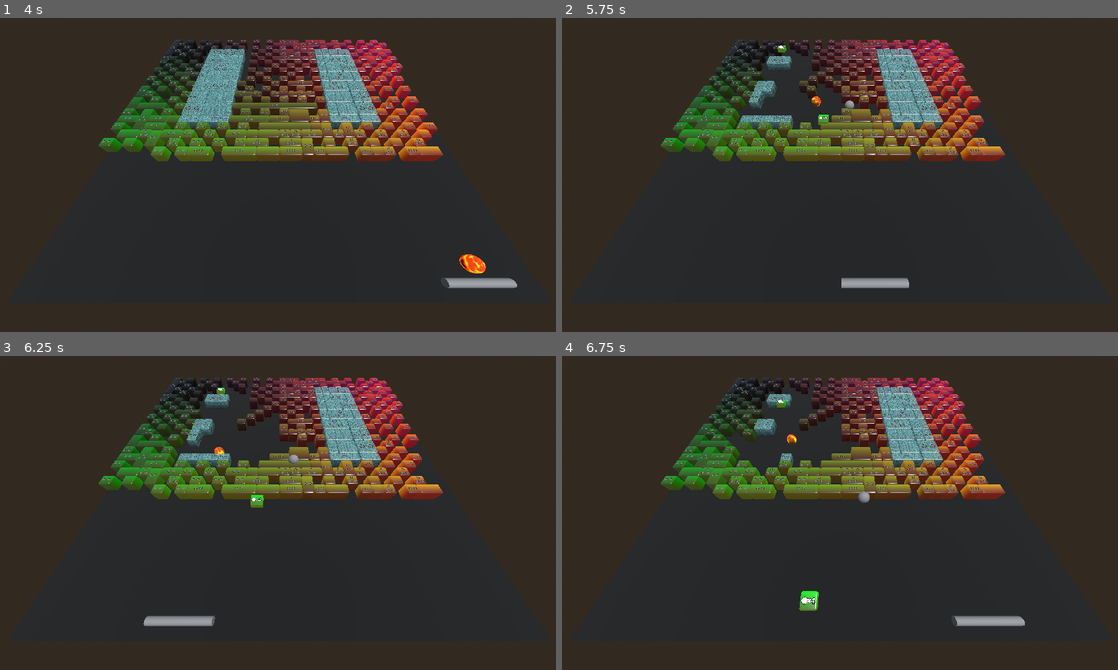
Above: before the commit, frames 1-4 (two rows, left to right).
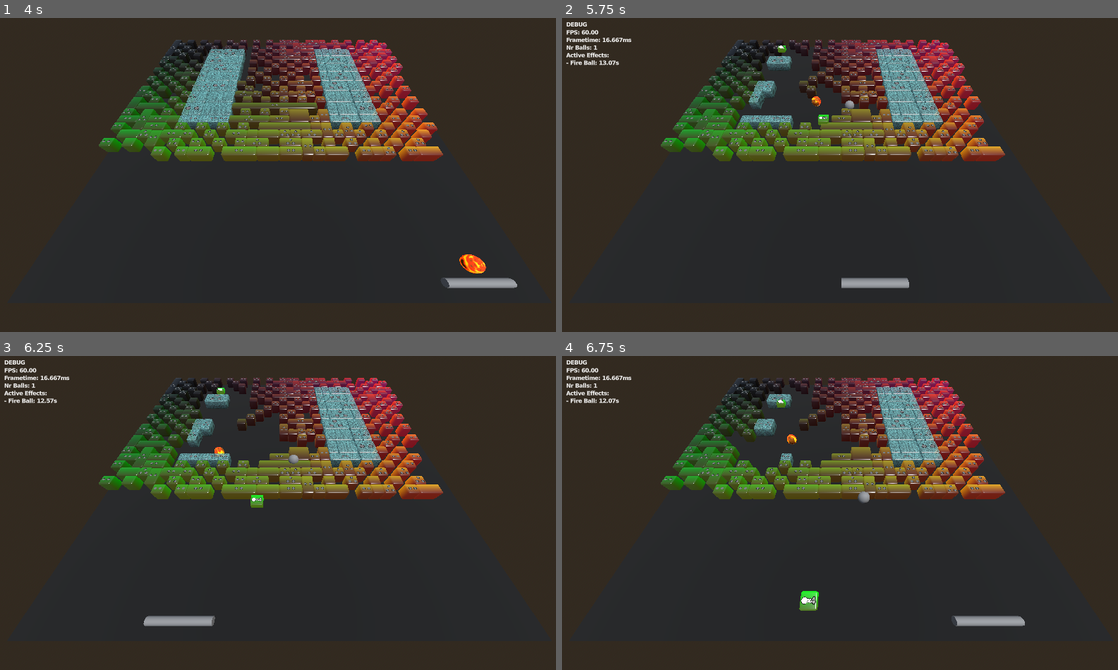
Above: after the commit, the same moments.

Repository: Tom3s/brick-breaker-reborn
Game: Godot game, scene res://test_files/3d_base_scene.tscn
The game is run twice, just before and just after one commit, with the same random seed, the same clock (stepped at 60 frames per second) and the same inputs. The project has no main scene, so this scene is started directly.
Inputs (mouse positions are in pixels of both pictures, inside the frame that each line leads up to):
- Up to frame 1 (4 s): tap Enter at 0.5 s; move the mouse to (405, 156) at 0.52 s; click (405, 156) at 0.6 s; move the mouse to (166, 187) at 1.27 s; click (166, 187) at 1.35 s; move the mouse to (333, 102) at 2.02 s; click (333, 102) at 2.1 s; move the mouse to (250, 237) at 2.77 s; click (250, 237) at 2.85 s; move the mouse to (450, 222) at 3.52 s; click (450, 222) at 3.6 s
- Up to frame 2 (5.75 s): tap B (debug_ball) at 4.15 s; move the mouse to (673, 124) at 4.27 s; click (673, 124) at 4.35 s; tap P (debug_powerup) at 4.9 s; move the mouse to (867, 171) at 5.02 s; click (867, 171) at 5.1 s; tap F3 (debug_screen, bound only after the commit) at 5.65 s
- Up to frame 3 (6.25 s): move the mouse to (194, 431) at 5.77 s; click (194, 431) at 5.85 s
- Up to frame 4 (6.75 s): move the mouse to (967, 494) at 6.52 s; click (967, 494) at 6.6 s

Frame 1 is identical in both runs. In frame 2, 0.4% of the frame differs, in the area x 0-48%, y 1-33%; in frame 3, 0.5%; in frame 4, 0.5%, in the area x 0-46%, y 1-80%.

Commit message:
[#29] Added debug screen (#65)
* Debug screen added

* Added nr balls debug text

Diff:
--- /dev/null
+++ b/global/DebugScreen.gd
@@ -0,0 +1,33 @@
+extends Node
+
+var debug_layer: DebugScreenLayer
+
+var strings: Array[Callable]
+
+func _enter_tree() -> void:
+	if Global.DEBUG:
+		debug_layer = load("res://global/DebugScreenLayer.tscn").instantiate()
+		get_tree().root.add_child.call_deferred(debug_layer)
+
+	# debug_layer.ready.connect(func() -> void:
+	# 	process_mode = Node.PROCESS_MODE_INHERIT
+	# )
+
+	# process_mode = Node.PROCESS_MODE_DISABLED
+
+func _process(delta: float) -> void:
+	if Input.is_action_just_pressed("debug_screen"):
+		debug_layer.visible = !debug_layer.visible
+
+	if !Global.DEBUG || !debug_layer.visible:
+		return
+
+
+	var final: String = ""
+	for string in strings:
+		final += string.call() + "\n"
+
+	debug_layer.set_text(final)
+
+func add_debug_line(debug: Callable) -> void:
+	strings.push_back(debug)
--- /dev/null
+++ b/global/DebugScreenLayer.gd
@@ -0,0 +1,7 @@
+extends CanvasLayer
+class_name DebugScreenLayer
+
+@onready var label: Label = %Label
+
+func set_text(text: String) -> void:
+	label.text = text
--- /dev/null
+++ b/global/DebugScreenLayer.tscn
@@ -0,0 +1,46 @@
+[gd_scene load_steps=3 format=3 uid="uid://c5uknicq7k5eo"]
+
+[ext_resource type="Script" uid="uid://cdyblmamef6eh" path="res://global/DebugScreenLayer.gd" id="1_0qgry"]
+
+[sub_resource type="SystemFont" id="SystemFont_fqxu7"]
+font_names = PackedStringArray("Monospace")
+font_weight = 625
+multichannel_signed_distance_field = true
+
+[node name="DebugScreenLayer" type="CanvasLayer"]
+visible = false
+script = ExtResource("1_0qgry")
+
+[node name="MarginContainer" type="MarginContainer" parent="."]
+anchors_preset = 15
+anchor_right = 1.0
+anchor_bottom = 1.0
+grow_horizontal = 2
+grow_vertical = 2
+size_flags_horizontal = 4
+size_flags_vertical = 4
+theme_override_constants/margin_left = 16
+theme_override_constants/margin_top = 16
+theme_override_constants/margin_right = 16
+theme_override_constants/margin_bottom = 16
+
+[node name="VBoxContainer" type="VBoxContainer" parent="MarginContainer"]
+layout_mode = 2
+
+[node name="Debug" type="Label" parent="MarginContainer/VBoxContainer"]
+layout_mode = 2
+size_flags_vertical = 0
+theme_override_fonts/font = SubResource("SystemFont_fqxu7")
+theme_override_font_sizes/font_size = 12
+text = "DEBUG"
+
+[node name="Label" type="Label" parent="MarginContainer/VBoxContainer"]
+unique_name_in_owner = true
+layout_mode = 2
+size_flags_vertical = 0
+theme_override_fonts/font = SubResource("SystemFont_fqxu7")
+theme_override_font_sizes/font_size = 12
+text = "ASdaoisfhjaio:
+-asfa
+-asfaf
+-af-as-fafajsfiuahfu"
--- a/global/Global.gd
+++ b/global/Global.gd
@@ -31,9 +31,15 @@
 
 	# debug strings
 	var _DEBUG_ACTIVE_POWERUPS: String
+	var _DEBUG_ACTIVE_NR_BALLS: String
 
 	func _set_debug_strings() -> void:
 		_DEBUG_ACTIVE_POWERUPS = "Active Effects: \n"
 		for powerup: Powerup in active_powerups:
 			var type: String = Powerup.Type.keys()[powerup.type].capitalize()
 			_DEBUG_ACTIVE_POWERUPS += "- %s: %.2fs \n" % [type, powerup.time_left]
+
+		_DEBUG_ACTIVE_NR_BALLS = "Nr Balls: %d" % balls.size()
+
+	func _get_debug_string() -> String:
+		return "%s\n%s" % [_DEBUG_ACTIVE_NR_BALLS, _DEBUG_ACTIVE_POWERUPS]
--- a/project.godot
+++ b/project.godot
@@ -17,6 +17,7 @@
 [autoload]
 
 Global="*res://global/Global.gd"
+DebugScreen="*res://global/DebugScreen.gd"
 
 [debug]
 
@@ -27,6 +28,10 @@
 
 window/size/viewport_width=1280
 window/size/viewport_height=720
+
+[gui]
+
+theme/default_font_multichannel_signed_distance_field=true
 
 [importer_defaults]
 
@@ -73,6 +78,11 @@
 "events": [Object(InputEventKey,"resource_local_to_scene":false,"resource_name":"","device":-1,"window_id":0,"alt_press …(191 unchanged characters)…
 ]
 }
+debug_screen={
+"deadzone": 0.2,
+"events": [Object(InputEventKey,"resource_local_to_scene":false,"resource_name":"","device":-1,"window_id":0,"alt_pressed":false,"shift_pressed":false,"ctrl_pressed":false,"meta_pressed":false,"pressed":false,"keycode":0,"physical_keycode":4194334,"key_label":0,"unicode":0,"location":0,"echo":false,"script":null)
+]
+}
 
 [rendering]
 
--- a/test_files/3d_base_scene.gd
+++ b/test_files/3d_base_scene.gd
@@ -118,6 +118,11 @@
 	# paddle.collider_line.debug_set_up = false
 	context.paddle.set_line(context.balls[0].radius)
 
+	# if DEBUG:
+	DebugScreen.add_debug_line(func() -> String: return "FPS: %.2f" % Performance.get_monitor(Performance.TIME_FPS))
+	DebugScreen.add_debug_line(func() -> String: return "Frametime: %.3fms" % (Performance.get_monitor(Performance.TIME_PROCESS) * 1000))
+	DebugScreen.add_debug_line(context._get_debug_string)
+
 
 
 func _process(delta: float) -> void:
Not shown, added: global/DebugScreen.gd.uid
Not shown, added: global/DebugScreenLayer.gd.uid
